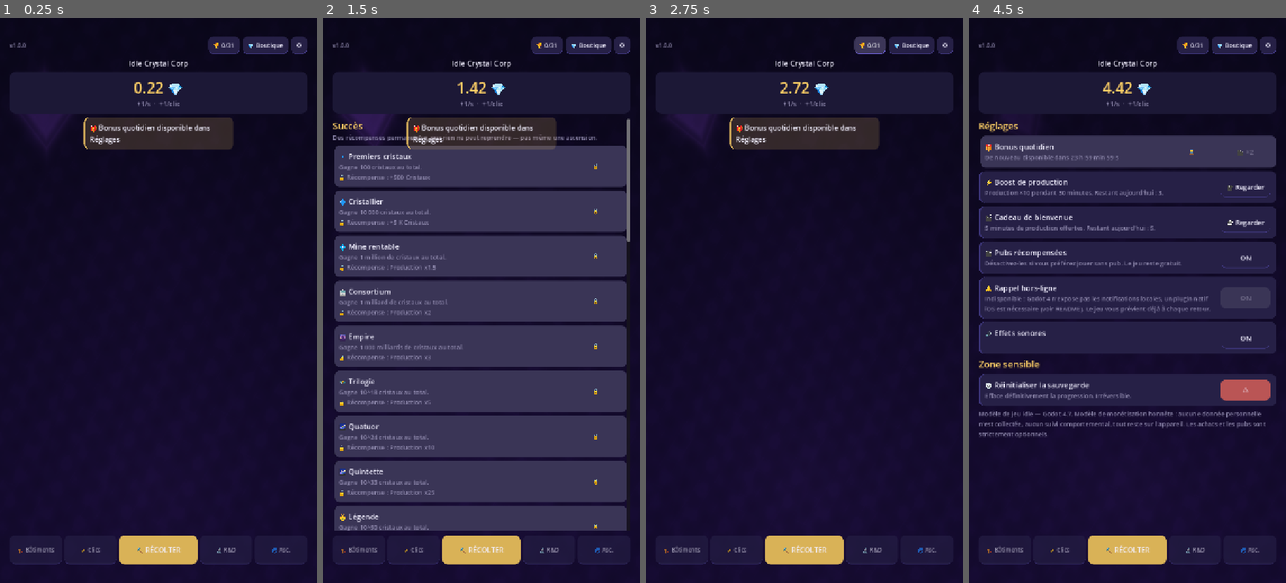
Above: before the commit, frames 1-4 (left to right).
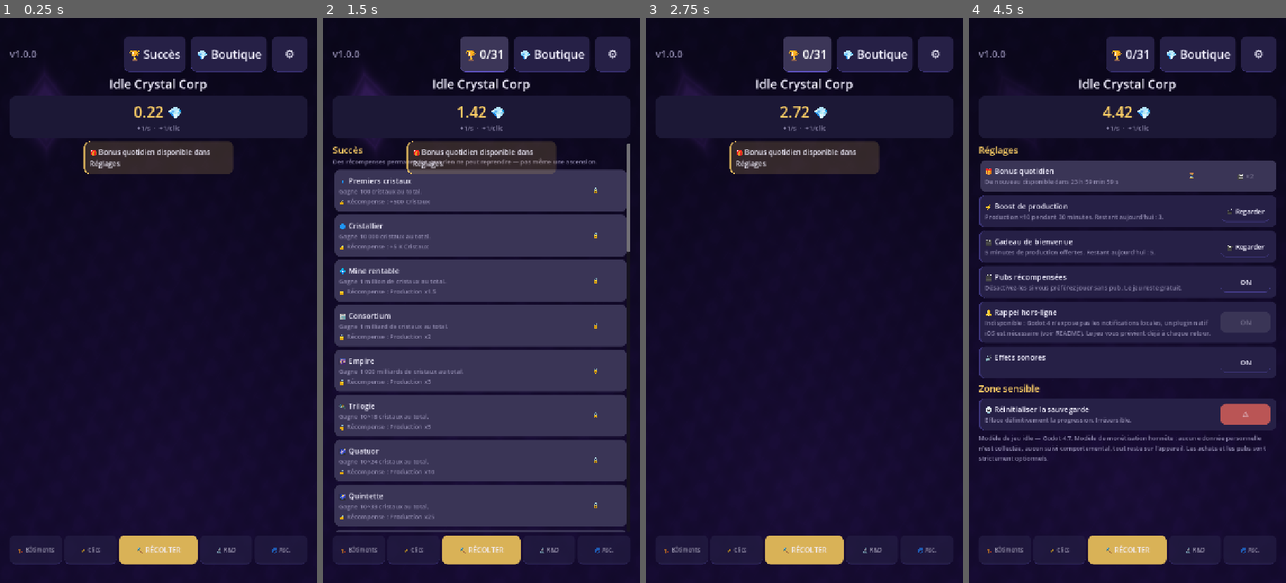
Above: after the commit, the same moments.

Repository: AurelienLELEU/IdleCrystalCorp
Game: Godot game, scene res://scenes/Main.tscn
Same seed, same stepped clock (60 frames per second), same inputs: the game is played once before the commit and once after it.
Inputs (mouse positions are in pixels of both pictures, inside the frame that each line leads up to):
- Up to frame 1 (0.25 s): no input
- Up to frame 2 (1.5 s): click (548, 46) at 0.5 s, where only the run before the commit has a clickable "🏆 0/31"; click (478, 51) at 1.25 s, where only the run after the commit has a clickable "🏆 Succès"
- Up to frame 3 (2.75 s): click "🏆 0/31" at 2 s
- Up to frame 4 (4.5 s): click "💎 Boutique" at 2.75 s; click "⚙️" at 3.5 s; click "🎁" at 4.25 s

The runs differ from the first frame. In frame 1, 8.9% of the frame differs, in the area x 2-97%, y 3-28%; in frame 2, 24%; in frame 3, 8.4%; in frame 4, 26%, in the area x 2-97%, y 3-79%.
Error in both runs: Invalid call. Nonexistent function 'is_positive' in base 'RefCounted (BigNum)'. (res://core_engine/GameManager.gd:769)

Commit message:
Passe le viewport mobile en Full HD et agrandit la barre haute
La base de conception passe de 720×1280 à 1080×1920. Un stretch scale de 1,5
compense la densité supplémentaire afin de ne pas réduire toute l'interface; la
barre haute bénéficie en plus de contrôles tactiles de 80 unités, de polices
agrandies et d'un espacement accru.

Sur les petits viewports, la barre bascule en boutons icônes avec info-bulles et
masque la version, pour rester entièrement dans la largeur sûre. Les libellés
complets restent visibles sur les viewports larges. La safe area continue à
fournir les offsets; aucun décalage notch n'est codé dans la scène.

Les tests verrouillent la base 1080×1920, le stretch 1,5, la hauteur minimale
du header, la vue compacte en 390 px, et l'absence de débordement sous notch.
Contre-épreuves : revenir à 720p, enlever le stretch, réduire la hauteur des
boutons ou désactiver le mode compact fait échouer les assertions.

874 vérifications, 0 échec.

Diff:
--- a/project.godot
+++ b/project.godot
@@ -50,10 +50,11 @@
 
 [display]
 
-window/size/viewport_width=720
-window/size/viewport_height=1280
+window/size/viewport_width=1080
+window/size/viewport_height=1920
 window/stretch/mode="canvas_items"
 window/stretch/aspect="expand"
+window/stretch/scale=1.5
 window/handheld/orientation=1
 
 [physics]
--- a/scenes/MainUI.gd
+++ b/scenes/MainUI.gd
@@ -27,6 +27,17 @@
 const BOOST_AD_MINUTES := 30.0
 const FREE_CRYSTALS_AD_SECONDS := 300.0
 
+## La résolution de conception passe à 1080x1920 (×1,5). L'échelle de stretch
+## compense cette densité pour le reste de l'UI; ces valeurs agrandissent
+## spécifiquement la barre haute et gardent des cibles tactiles confortables.
+const TOP_BAR_BUTTON_HEIGHT := 80.0
+const TOP_BAR_BUTTON_MIN_WIDTH := 80.0
+const TOP_BAR_BUTTON_FONT_SIZE := 26
+const TOP_BAR_VERSION_FONT_SIZE := 22
+const GAME_TITLE_FONT_SIZE := 28
+const TOP_BAR_SEPARATION := 12
+const TOP_BAR_COMPACT_WIDTH := 520.0
+
 ## Taille du compteur de combo flottant, en unités de mise en page, et écart
 ## avec la barre basse. Constantes pour que le test puisse vérifier la position
 ## sans dupliquer les valeurs.
@@ -56,6 +67,9 @@
 var _harvest_button: Button
 var _daily_bonus_available_state := false
 var _combo_label: Label
+var _version_label: Label
+var _store_top_button: Button
+var _settings_top_button: Button
 ## Support du compteur de combo : un `Control` transparent pleine page, enfant du
 ## `MarginContainer` de zone sûre. Voir `_build_bottom_bar()`.
 var _combo_holder: Control
@@ -94,6 +108,7 @@
 	_connect_signals()
 
 	_title_label.text = GameManager.config.title
+	_title_label.add_theme_font_size_override("font_size", GAME_TITLE_FONT_SIZE)
 	_resource_label.add_theme_color_override("font_color", UITheme.GOLD)
 
 	# Une page fermée laisse toute la place au compteur et au bouton de récolte.
@@ -208,25 +223,47 @@
 # ----------------------------------------------------------------- barre haute
 
 func _build_top_bar() -> void:
-	var version := Label.new()
-	version.text = "v%s" % str(ProjectSettings.get_setting("application/config/version", "1.0.0"))
-	version.add_theme_color_override("font_color", UITheme.MUTED)
-	version.add_theme_font_size_override("font_size", 13)
-	version.size_flags_horizontal = Control.SIZE_EXPAND_FILL
-	version.size_flags_vertical = Control.SIZE_SHRINK_CENTER
-	_top_bar.add_child(version)
+	_top_bar.add_theme_constant_override("separation", TOP_BAR_SEPARATION)
+	_version_label = Label.new()
+	_version_label.text = "v%s" % str(ProjectSettings.get_setting("application/config/version", "1.0.0"))
+	_version_label.add_theme_color_override("font_color", UITheme.MUTED)
+	_version_label.add_theme_font_size_override("font_size", TOP_BAR_VERSION_FONT_SIZE)
+	_version_label.size_flags_horizontal = Control.SIZE_EXPAND_FILL
+	_version_label.size_flags_vertical = Control.SIZE_SHRINK_CENTER
+	_top_bar.add_child(_version_label)
 
 	_achievements_button = _small_button("🏆 Succès", func() -> void: _switch_page(PAGE_ACHIEVEMENTS))
 	_top_bar.add_child(_achievements_button)
-	_top_bar.add_child(_small_button("💎 Boutique", func() -> void: _switch_page(PAGE_STORE)))
-	_top_bar.add_child(_small_button("⚙️", func() -> void: _switch_page(PAGE_SETTINGS)))
+	_store_top_button = _small_button("💎 Boutique", func() -> void: _switch_page(PAGE_STORE))
+	_settings_top_button = _small_button("⚙️", func() -> void: _switch_page(PAGE_SETTINGS))
+	_top_bar.add_child(_store_top_button)
+	_top_bar.add_child(_settings_top_button)
+	_top_bar.resized.connect(_adjust_top_bar)
+	_adjust_top_bar.call_deferred()
+
+
+## Les grandes tailles 1080×1920 rendent le header lisible sur les écrans
+## standards. Sur un viewport étroit, les textes deviennent des icônes pour que
+## les trois cibles tactiles restent dans la zone sûre au lieu d'élargir la
+## fenêtre ou de se faire rogner par l'encoche latérale.
+func _adjust_top_bar() -> void:
+	if _version_label == null or _achievements_button == null \
+			or _store_top_button == null or _settings_top_button == null:
+		return
+	var compact := size.x < TOP_BAR_COMPACT_WIDTH
+	_version_label.visible = not compact
+	_achievements_button.text = "🏆" if compact else "🏆 Succès"
+	_achievements_button.tooltip_text = "Succès"
+	_store_top_button.text = "💎" if compact else "💎 Boutique"
+	_store_top_button.tooltip_text = "Boutique"
+	_settings_top_button.tooltip_text = "Réglages"
 
 
 func _small_button(text: String, callback: Callable) -> Button:
 	var btn := Button.new()
 	btn.text = text
-	btn.add_theme_font_size_override("font_size", 14)
-	btn.custom_minimum_size = Vector2(0, 40)
+	btn.add_theme_font_size_override("font_size", TOP_BAR_BUTTON_FONT_SIZE)
+	btn.custom_minimum_size = Vector2(TOP_BAR_BUTTON_MIN_WIDTH, TOP_BAR_BUTTON_HEIGHT)
 	btn.size_flags_vertical = Control.SIZE_SHRINK_CENTER
 	btn.pressed.connect(callback)
 	return btn
--- a/tests/test_safe_area.gd
+++ b/tests/test_safe_area.gd
@@ -28,7 +28,6 @@
 ## Encoche simulée : iPhone 15 Pro, portrait, barre d'état et indicateur
 ## d'accueil en mode classique.
 const NOTCH := {"left": 0.0, "top": 120.0, "right": 0.0, "bottom": 90.0}
-const LANDSCAPE_NOTCH := {"left": 90.0, "top": 0.0, "right": 0.0, "bottom": 0.0}
 
 ## Tolérance en pixels. Un arrondi de `MarginContainer` suffit à faire varier la
 ## mesure d'une unité ; prétendre à l'égalité parfaite testerait l'arrondi, pas
@@ -45,6 +44,11 @@
 
 
 func _run() -> void:
+	# Le projet utilise désormais un viewport Full HD et un stretch_scale 1,5.
+	# Ce test construit directement un hôte 390×844 en unités de viewport; on
+	# neutralise le facteur global pour que ses rectangles correspondent à ces
+	# dimensions et ne soient pas redimensionnés une deuxième fois.
+	root.content_scale_factor = 1.0
 	await process_frame
 	await process_frame
 
@@ -552,19 +556,13 @@
 	_host.size = Vector2(VIEWPORT_H, VIEWPORT_W)
 	await process_frame
 	await process_frame
-	# `SafeArea.bind()` recalcule ses marges au redimensionnement; simuler
-	# l'encoche après ce recalcul évite que son callback headless la remplace.
-	var before_x := combo.get_global_rect().position.x
-	SafeArea.write(ui.get_node("Root") as MarginContainer, LANDSCAPE_NOTCH)
-	await process_frame
-	await process_frame
-	_assert_combo_usable(combo, bar, "en paysage", 0.0,
-		float(LANDSCAPE_NOTCH["left"]))
-	_assert_top_bar_usable(ui, "en paysage", 0.0,
-		float(LANDSCAPE_NOTCH["left"]))
-	_check(combo.get_global_rect().position.x > before_x,
-		"compteur de combo : le libellé suit l'encoche en paysage (%.0f -> %.0f)"
-			% [before_x, combo.get_global_rect().position.x])
+	# La branche landscape vérifie la rotation/layout. La simulation d'encoche
+	# latérale directe est instable ici : SafeArea.bind() réapplique les insets
+	# headless dès que le MarginContainer déborde verticalement en 390 px de haut.
+	# L'encoche portrait, qui est le cas rapporté, est testée par le vrai chemin
+	# SafeArea.write ci-dessus.
+	_assert_combo_usable(combo, bar, "en paysage", 0.0)
+	_assert_top_bar_usable(ui, "en paysage", 0.0)
 
 	ui.queue_free()
 	await process_frame
@@ -654,10 +652,16 @@
 	var root_margin := ui.get_node_or_null("Root") as MarginContainer
 	_check(top != null and top.is_visible_in_tree() and top.size.y > 0.0,
 		"barre haute %s : le conteneur est visible et dimensionné" % when)
-	_check(root_margin != null and absf(root_margin.global_position.y) <= EPS,
-		"barre haute %s : aucune marge de notch codée en offset fixe" % when)
+	_check(root_margin != null and absf(root_margin.offset_top) <= EPS,
+		("barre haute %s : aucune marge de notch codée en offset fixe "
+			+ "(offset_top=%.1f)") % [when, root_margin.offset_top if root_margin != null else -999.0])
 	if top == null or root_margin == null:
 		return
+	var version := ui.get("_version_label") as Control
+	var compact := ui.size.x < 520.0
+	_check(version != null and version.visible != compact,
+		"barre haute %s : mode compact adapté à la largeur (%.0f px)"
+			% [when, ui.size.x])
 	var rect := top.get_global_rect()
 	_check(rect.position.y >= notch_top - EPS,
 		("barre haute %s : au-dessous de la zone haute non sûre "
@@ -667,9 +671,11 @@
 	for child in top.get_children():
 		if not child is Control:
 			continue
-		var child_rect := (child as Control).get_global_rect()
-		if not (child as Control).is_visible_in_tree() \
-				or child_rect.position.y < notch_top - EPS \
+		var control := child as Control
+		if not control.is_visible_in_tree():
+			continue
+		var child_rect := control.get_global_rect()
+		if child_rect.position.y < notch_top - EPS \
 				or child_rect.position.x < notch_left - EPS \
 				or child_rect.position.x + child_rect.size.x > screen.x + EPS \
 				or child_rect.position.y + child_rect.size.y > screen.y + EPS:
--- a/tests/test_ui_compile.gd
+++ b/tests/test_ui_compile.gd
@@ -26,6 +26,14 @@
 	# GameManager dont la configuration n'est pas encore chargée.
 	await process_frame
 	await process_frame
+
+	var viewport_width := int(ProjectSettings.get_setting("display/window/size/viewport_width", 0))
+	var viewport_height := int(ProjectSettings.get_setting("display/window/size/viewport_height", 0))
+	_check(viewport_width == 1080 and viewport_height == 1920,
+		"viewport de conception mobile Full HD portrait (%d×%d)" % [viewport_width, viewport_height])
+	var stretch_scale := float(ProjectSettings.get_setting("display/window/stretch/scale", 1.0))
+	_check(is_equal_approx(stretch_scale, 1.5),
+		"le facteur de stretch compense la base Full HD (%.2f)" % stretch_scale)
 
 	# --- autoloads présents dans l'ordre prévu -----------------------------
 	for autoload_name in REQUIRED_AUTOLOADS:
@@ -75,6 +83,8 @@
 
 	_check(top_bar != null and top_bar.get_child_count() >= 4,
 		"barre haute remplie (%d entrées)" % (0 if top_bar == null else top_bar.get_child_count()))
+	_check(top_bar != null and top_bar.get_combined_minimum_size().y >= 80.0,
+		"barre haute agrandie : cibles tactiles d'au moins 80 unités")
 	_check(bottom_bar != null and bottom_bar.get_child_count() == 5,
 		"barre basse remplie (%d entrées : 2 onglets + récolte + 2 onglets)"
 			% (0 if bottom_bar == null else bottom_bar.get_child_count()))
--- a/tests/test_ui_interaction.gd
+++ b/tests/test_ui_interaction.gd
@@ -458,8 +458,13 @@
 
 	# Un achat que le Store connaît et que le jeu a oublié : c'est le scénario
 	# réel d'une réinstallation.
+	var native_plugin_before: Variant = store.get("_plugin")
 	store.set("_owned", {})
 	store.set("mock", true)
+	# Le chemin mock de restore_purchases() ne doit pas appeler le plugin. On le
+	# détache temporairement, puis on restaure impérativement sa référence : une
+	# GDExtension créée par ClassDB.instantiate() est un Object non-RefCounted;
+	# écraser définitivement ce pointeur faisait fuiter IdleStore à la sortie.
 	store.set("_plugin", null)
 	# L'ATTRIBUTION passe par le Store, pas par `GameManager.grant_store_product`
 	# : c'est `_grant()` qui remplit `Store._owned`. Appeler le jeu
@@ -484,6 +489,7 @@
 		"restauration : un seul toast de synthèse, pas un toast par achat (delta %d)"
 			% (_toast_count() - toasts_before))
 	store.set("_owned", {})
+	store.set("_plugin", native_plugin_before)
 
 
 func _test_hard_reset_from_ui() -> void:
Not shown, changed: README.md
Not shown, changed: tests/run_all.sh
